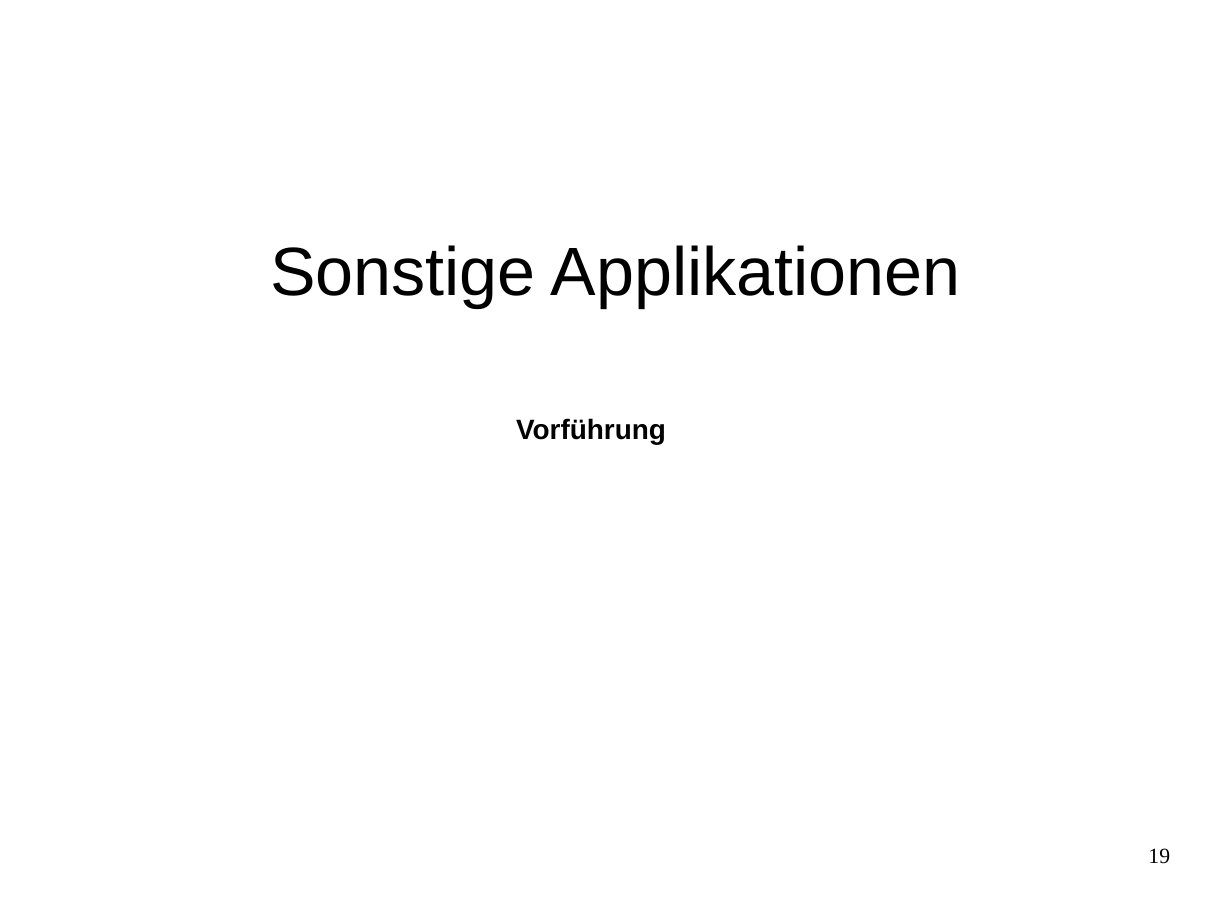
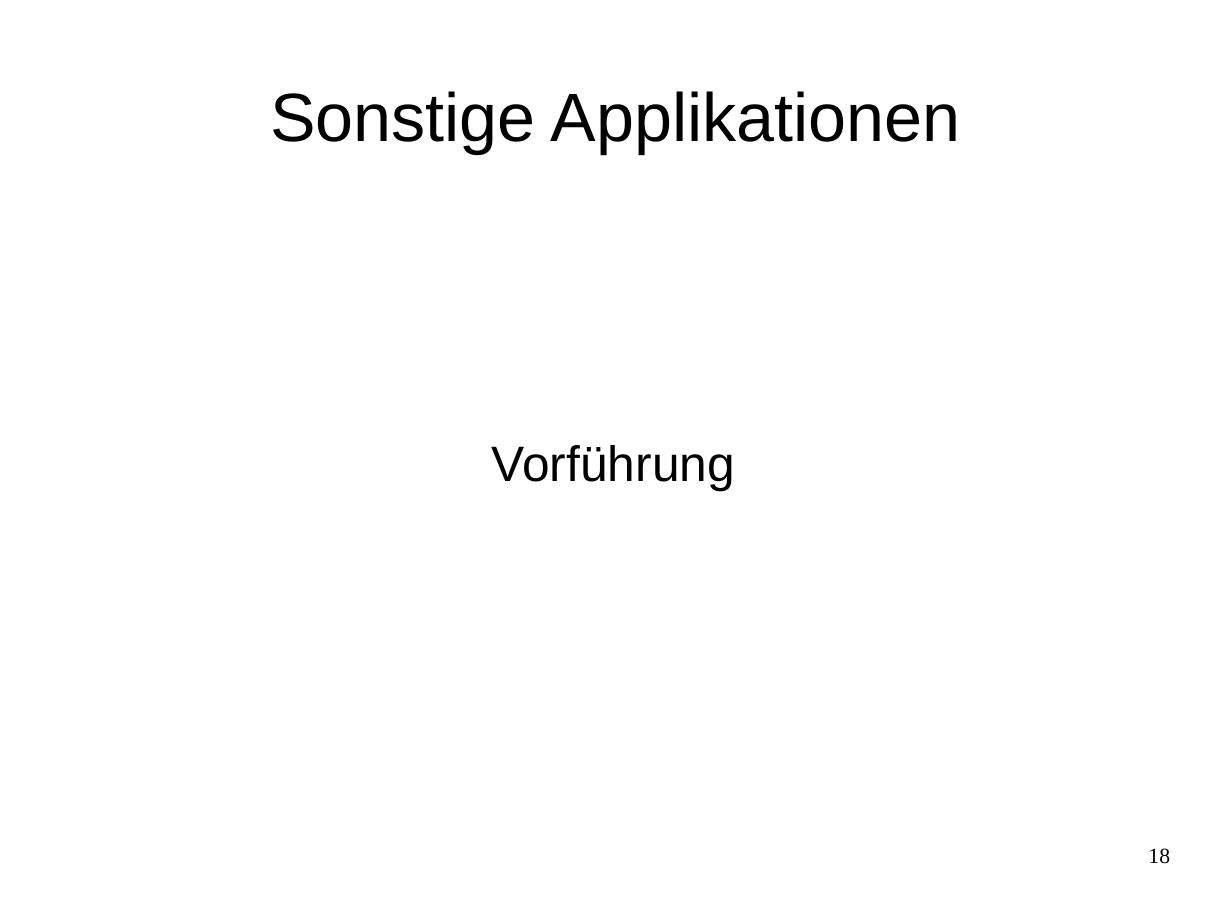
Before and after one commit to Smart-Minotaur/nxt_minotaur, a slide deck: slide 18 of doc/Präsentation.odp (slide 19 before the commit). Drawn at 1232x924 pixels with LibreOffice and Linux fonts; fonts in the diff are those of the drawing. Boxes give left, top, right and bottom in pixels: in the first picture for what was removed or moved away, otherwise in the second. Text is boxed around its words. In the diff, an @@ line names an element or a change of style, - is before the commit and + after.

```diff
--- a/doc/Präsentation.odp
+++ b/doc/Präsentation.odp
@@ title "Sonstige Applikationen": place and size @@
-title "Sonstige Applikationen" at [270, 245, 961, 308]
+title "Sonstige Applikationen" at [270, 91, 961, 153]
@@ text "Vorführung": place and size @@
-text "Vorführung" at [516, 418, 666, 445]
+text "Vorführung" at [492, 445, 735, 490]
@@ text "Vorführung" at [492, 445, 735, 490]: size 18 to 32 pt, bold off; more space between paragraphs @@
@@ page number at [1148, 848, 1170, 864]: text changed @@
-19
+18
```
Also in this commit, not shown: 5 other slides changed, 1 slide added, 2 slides removed.
